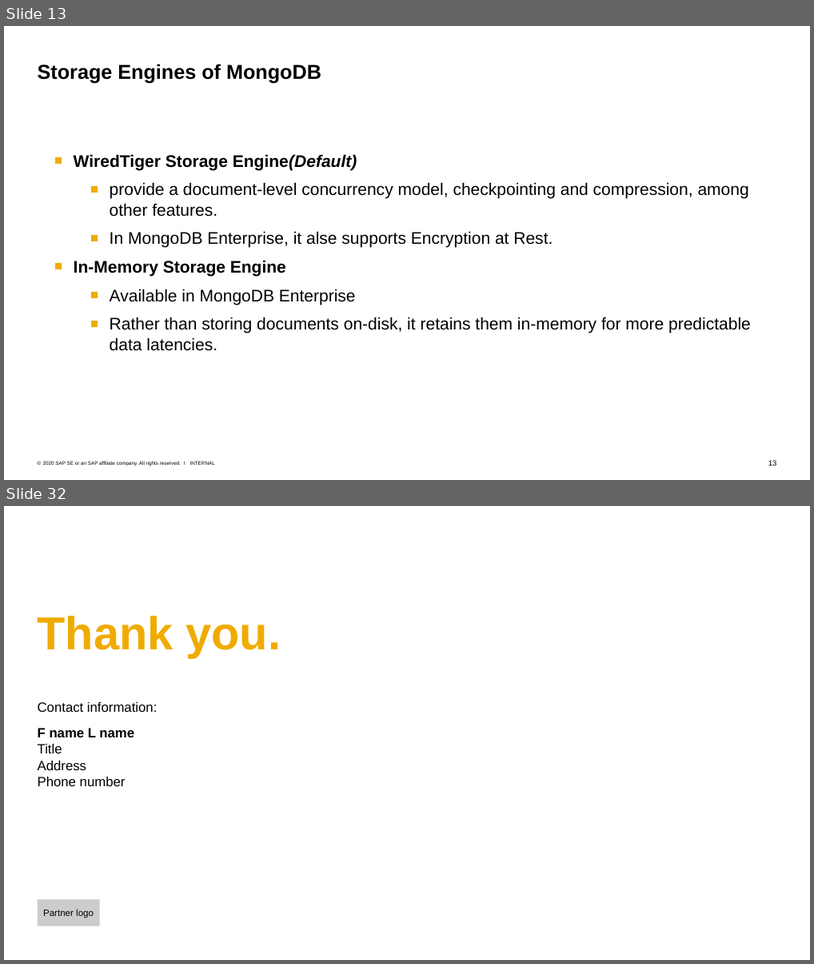
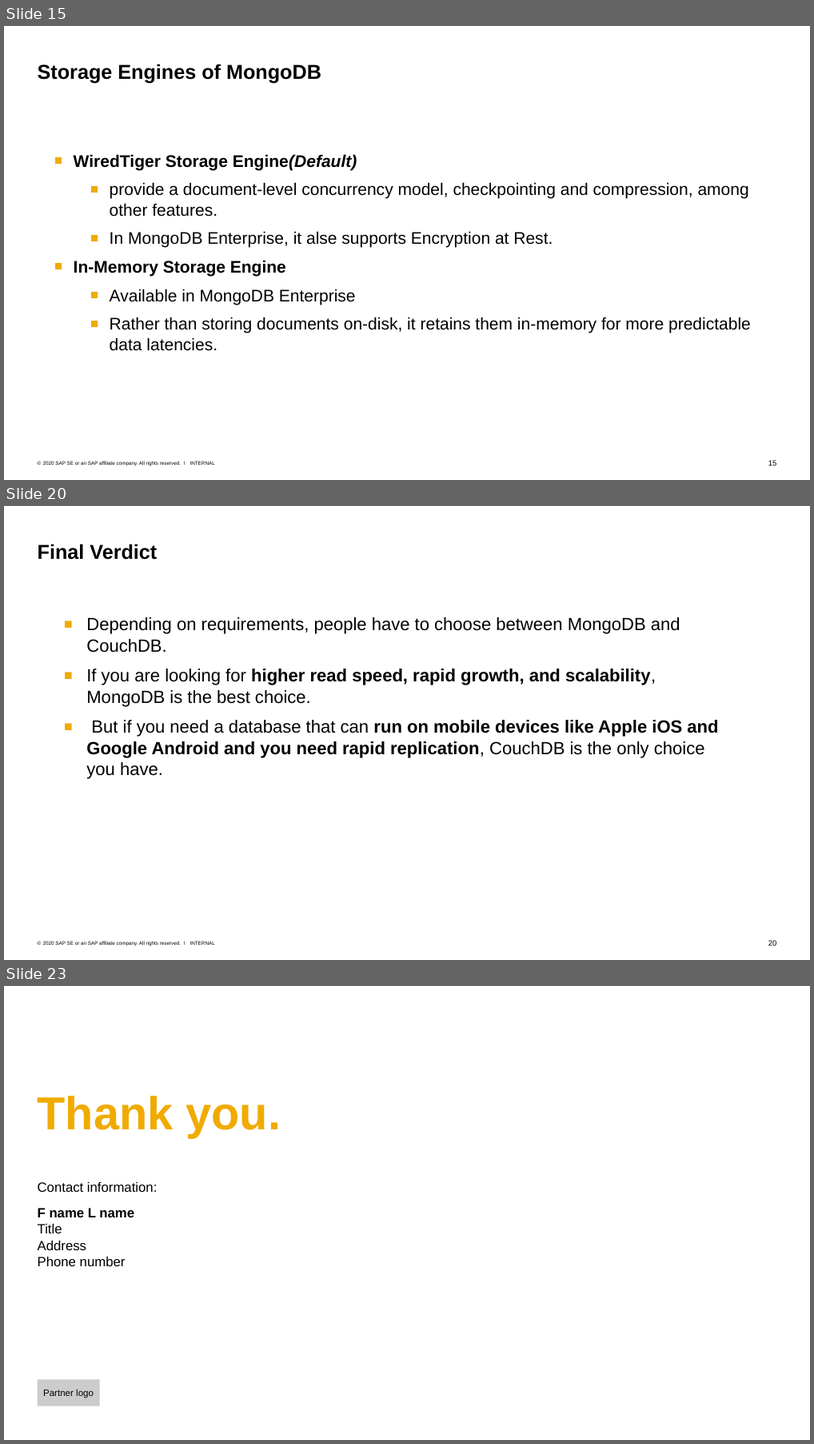
Before and after one commit to Voidkai/Survey_on_NoSQL, a slide deck: NoSQL/The_survey_on_MongoDB.pptx. Shown one above the other, each under a label of ours: slides 13 and 32 before the commit, slides 15, 20 and 23 after it; the slides between them are not shown. The pictures are 814x964 and 814x1444 pixels, drawn with LibreOffice and Linux fonts; fonts in the diff are those of the drawing; background and template pictures are left out. Boxes give left, top, right and bottom in pixels: in the first picture for what was removed or moved away, otherwise in the second. Text is boxed around its words. In the diff, an @@ line names an element or a change of style, - is before the commit and + after.

```diff
--- a/NoSQL/The_survey_on_MongoDB.pptx
+++ b/NoSQL/The_survey_on_MongoDB.pptx
@@ slide 20 added at [4,506,810,960], background #FFFFFF; not listed: 3 template elements that a slide beside it also shows @@
@@ title added at [38,544,157,560], 24 pt, text #000000, bold @@
+Final Verdict
@@ text added at [86,617,718,779], 21 pt, text #000000 @@
+■ Depending on requirements, people have to choose between MongoDB and CouchDB.
+■ If you are looking for higher read speed, rapid growth, and scalability, MongoDB is the best choice.
+■ But if you need a database that can run on mobile devices like Apple iOS and Google Android and you need rapid replication, CouchDB is the only choice you have.
@@ what was slide 13 is now slide 15 @@
@@ what was slide 32 is now slide 23 @@
```
Also in this commit, not shown: 2 slides changed, 7 other slides added, 18 slides removed.
